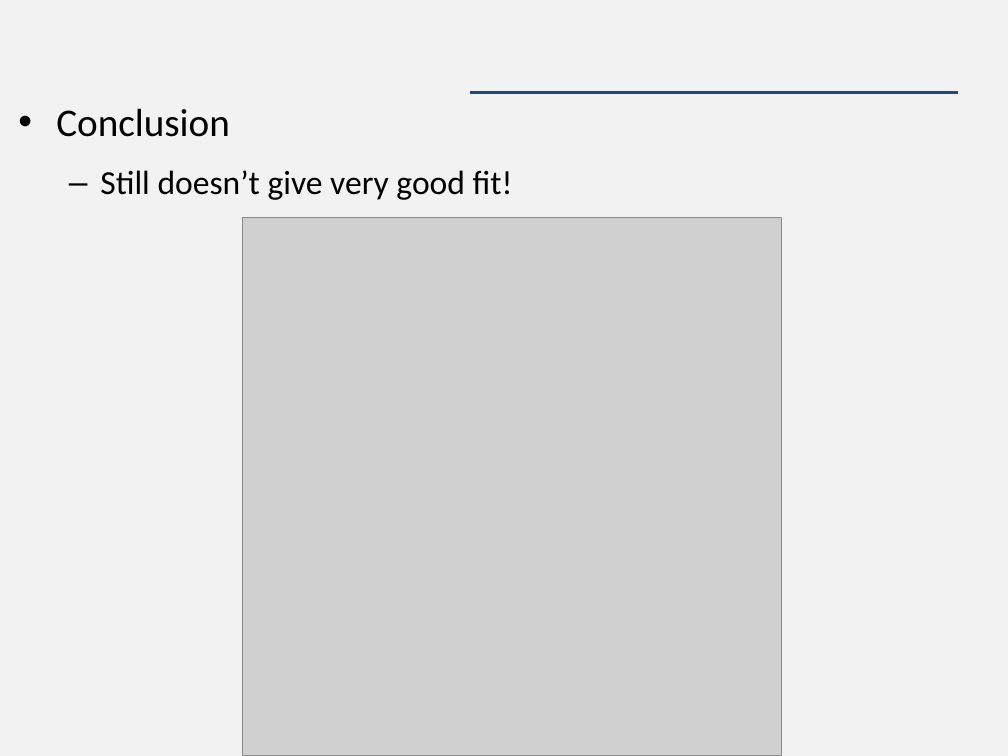
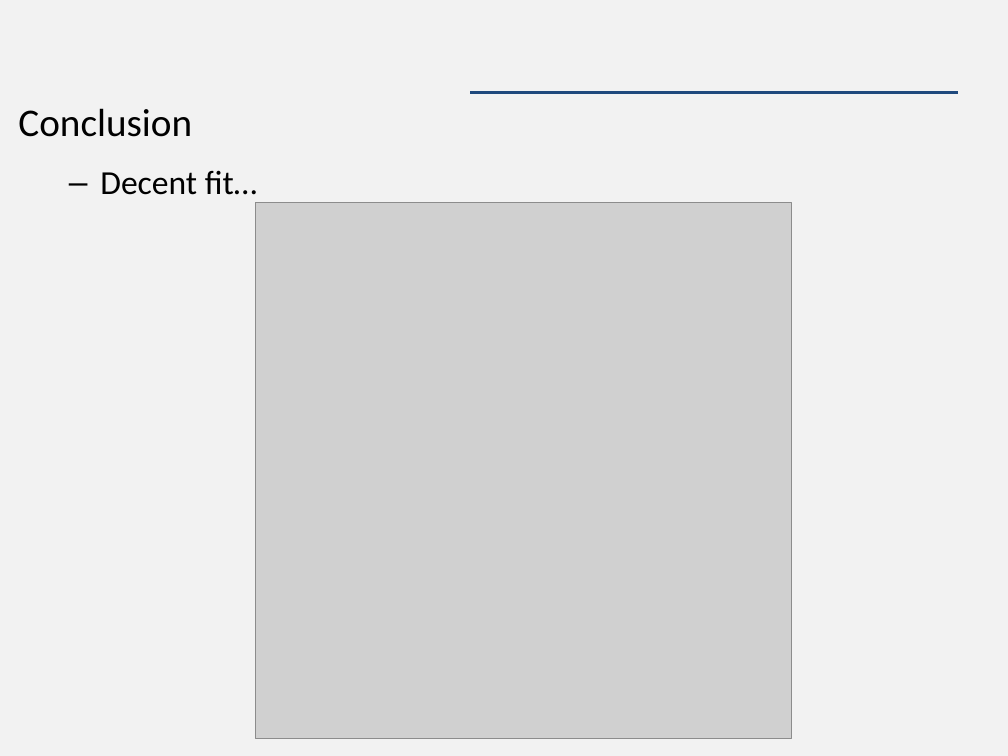
Before and after one commit to nmmarquez/2016_Spatio-temporal_models, a slide deck: slide 18 of Week 1 -- Likelihoods and linear models/Lab 1/Lab 1 -- Generalized linear models.pptx. Drawn at 1008x756 pixels with LibreOffice and Linux fonts; fonts in the diff are those of the drawing; grey boxes stand for pictures. Boxes give left, top, right and bottom in pixels: in the first picture for what was removed or moved away, otherwise in the second. Text is boxed around its words. In the diff, an @@ line names an element or a change of style, - is before the commit and + after.

```diff
--- a/Week 1 -- Likelihoods and linear models/Lab 1/Lab 1 -- Generalized linear models.pptx
+++ b/Week 1 -- Likelihoods and linear models/Lab 1/Lab 1 -- Generalized linear models.pptx
@@ text at box(18, 108, 192, 137): bullet • to none @@
@@ text at box(100, 170, 257, 203): text changed @@
-  – Still doesn’t give very good fit!
+  – Decent fit…
@@ picture: place and size @@
-picture at box(243, 218, 781, 756)
+picture at box(255, 203, 791, 739)
```
Also in this commit, not shown: 1 other slide changed, 7 other files.
